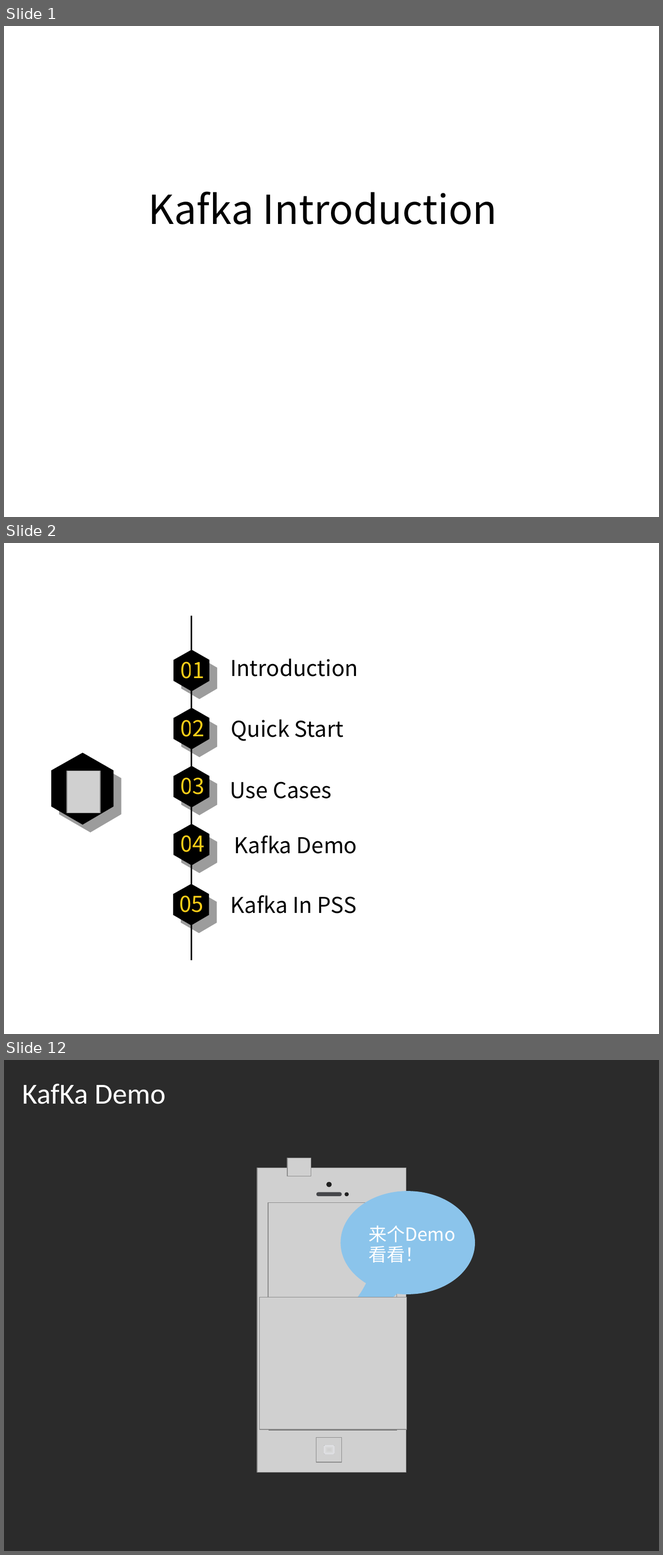
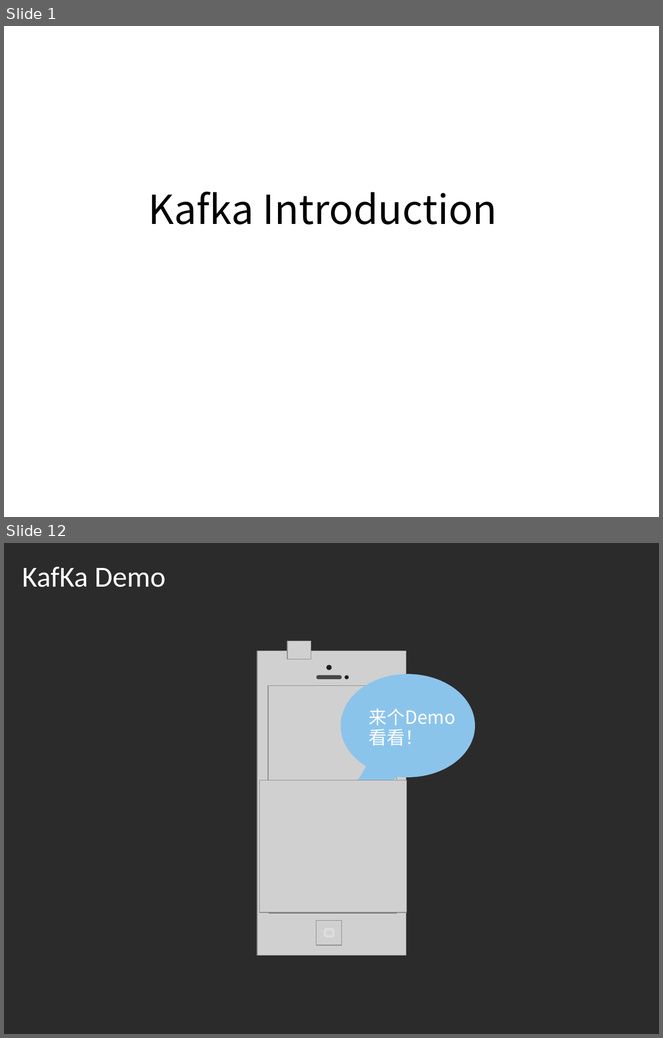
Before and after one commit to kurtishu/KurtisHu.github.io, a slide deck: remote/Kafka Introduction.ppt. Shown one above the other, each under a label of ours: slides 1, 2 and 12 before the commit, slides 1 and 12 after it; the slides between them are not shown. The pictures are 663x1555 and 663x1038 pixels, drawn with LibreOffice and Linux fonts; fonts in the diff are those of the drawing; grey boxes stand for pictures; background and template pictures are left out; a plain dark background stands for a picture behind light text. Boxes give left, top, right and bottom in pixels: in the first picture for what was removed or moved away, otherwise in the second. Text is boxed around its words. In the diff, an @@ line names an element or a change of style, - is before the commit and + after.

```diff
--- a/remote/Kafka Introduction.ppt
+++ b/remote/Kafka Introduction.ppt
@@ slide 2 removed at bbox=[4, 543, 659, 1034], background picture (left out) @@
@@ title removed at bbox=[16, 545, 402, 584] @@
-Agenda
@@ line removed from (191, 616) to (191, 961) @@
@@ freeform shape removed at bbox=[174, 650, 209, 691] @@
@@ text removed at bbox=[180, 656, 205, 679] @@
-01
@@ text removed at bbox=[230, 658, 358, 677] @@
-Introduction
@@ freeform shape removed at bbox=[174, 708, 209, 750] @@
@@ text removed at bbox=[181, 715, 205, 742] @@
-02
@@ text removed at bbox=[231, 719, 344, 741] @@
-Quick Start
@@ freeform shape removed at bbox=[51, 753, 114, 825] @@
@@ picture removed at bbox=[67, 771, 100, 813] @@
@@ freeform shape removed at bbox=[174, 766, 209, 808] @@
@@ text removed at bbox=[180, 772, 205, 795] @@
-03
@@ text removed at bbox=[230, 782, 332, 799] @@
-Use Cases
@@ freeform shape removed at bbox=[174, 824, 210, 865] @@
@@ text removed at bbox=[180, 830, 205, 852] @@
-04
@@ text removed at bbox=[234, 836, 358, 854] @@
-Kafka Demo
@@ freeform shape removed at bbox=[173, 884, 209, 926] @@
@@ text removed at bbox=[180, 890, 204, 913] @@
-05
@@ text removed at bbox=[230, 896, 357, 914] @@
-Kafka In PSS
```
Also in this commit, not shown: 5 slides changed, 6 slides added, 4 other slides removed.
